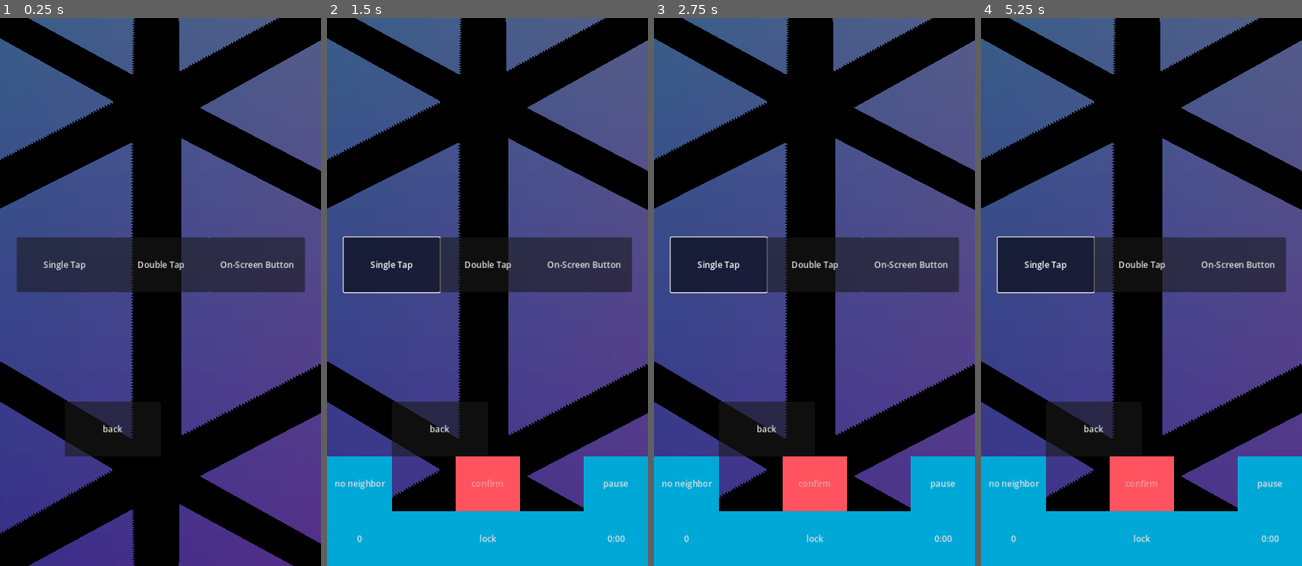
Above: before the commit, frames 1-4 (left to right).
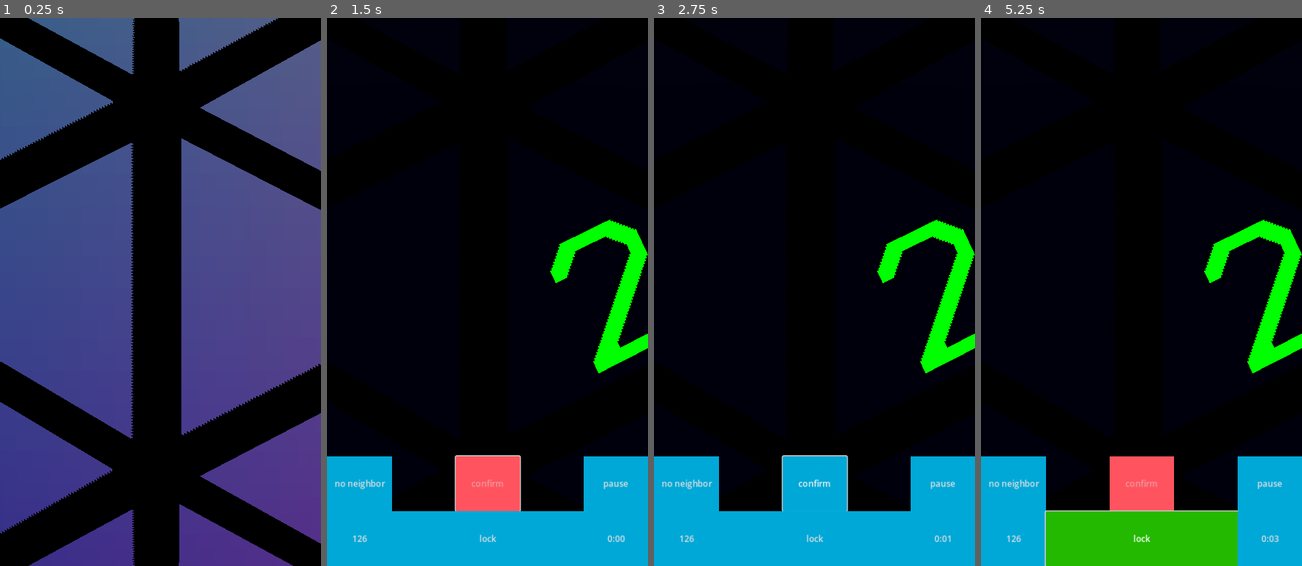
Above: after the commit, the same moments.

Repository: WalynC/sphereSweeperGodot
Game: Godot game, scene res://mainScenes/game.tscn
The game is run twice, just before and just after one commit, with the same random seed, the same clock (stepped at 60 frames per second) and the same inputs.
Inputs (mouse positions are in pixels of both pictures, inside the frame that each line leads up to):
- Up to frame 1 (0.25 s): no input
- Up to frame 2 (1.5 s): click (391, 264) at 0.5 s, where only the run before the commit has a clickable "Single Tap"; click (487, 483) at 1.25 s, where only the run after the commit has a clickable "confirm"
- Up to frame 3 (2.75 s): click (718, 264) at 2 s, where only the run before the commit has a clickable "Single Tap"
- Up to frame 4 (5.25 s): click (1141, 483) at 2.75 s, where only the run after the commit has a clickable "confirm"; click "0" (after the commit: "126") at 3.5 s; click "0" (after the commit: "18") at 4.25 s; click "lock" at 5 s

The runs differ from the first frame. In frame 1, 8.4% of the frame differs, in the area x 5-96%, y 40-80%; in frame 2, 51%; in frame 3, 53%; in frame 4, 57%, in the area x 0-100%, y 0-100%.

Commit message:
Continues options work, confirmButton updates visibility, options starts off screen

Diff:
--- a/GameUI.gd
+++ b/GameUI.gd
@@ -39,6 +39,7 @@
 	else:
 		mineButton.text = str(gm.board.nonMines)
 	#change confirm button behavior
+	confirmButton.visible = controls.confirmSelect == 2
 	confirmButton.disabled = controls.previousTriangleHit == -1
 
 func enter_screen():
--- a/mainScenes/game.tscn
+++ b/mainScenes/game.tscn
@@ -105,6 +105,8 @@
 gm = NodePath("..")
 
 [node name="options_menu" parent="." node_paths=PackedStringArray("previousUI") instance=ExtResource("11_uimh0")]
+offset_top = 1024.0
+offset_bottom = 1024.0
 previousUI = NodePath("../PauseMenu")
 
 [connection signal="restart_button" from="lose_screen" to="." method="reset_game"]
